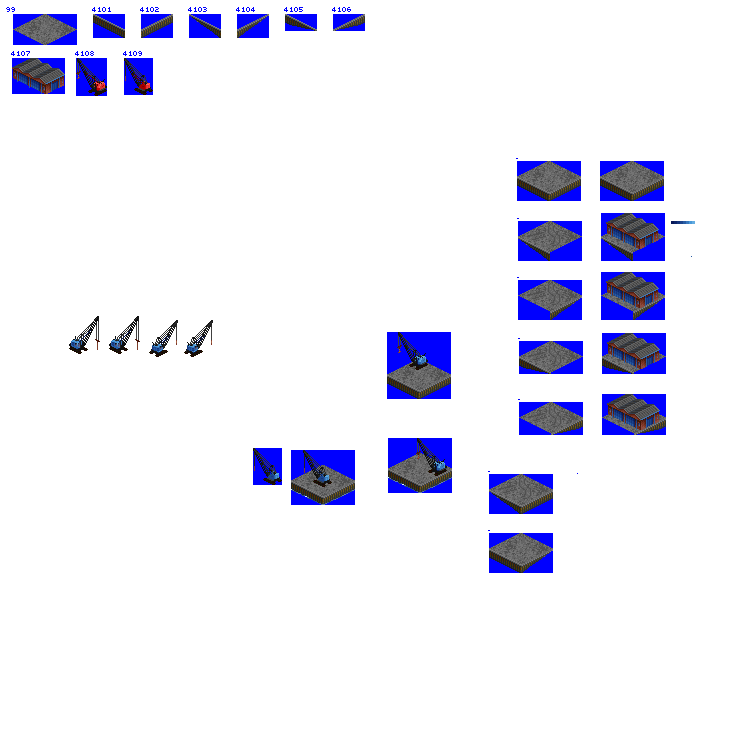
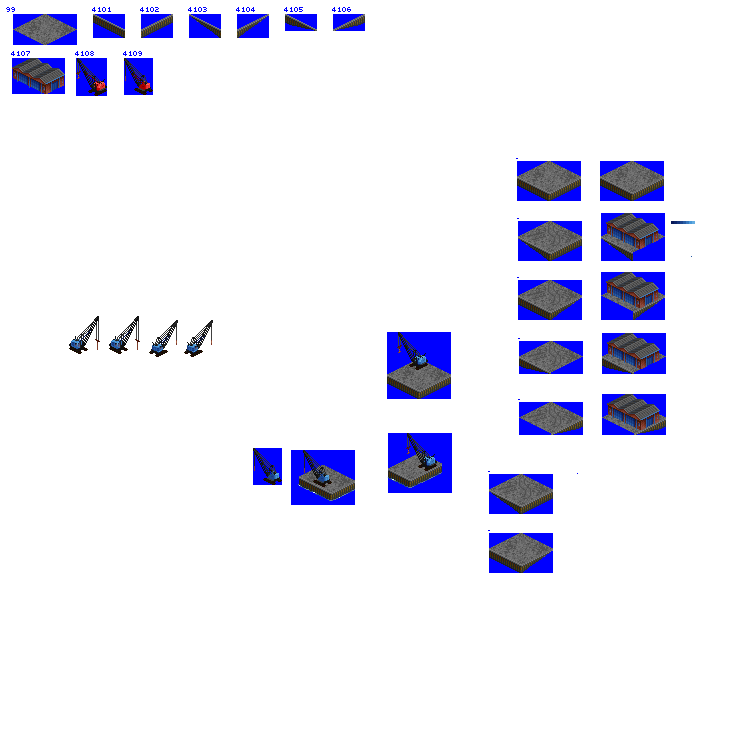
Two versions of the same layered image (750x750). Layer-by-layer changes:
added layer "smaller dock overlays" above "Layer 1" over [291, 476, 332, 505]
added layer "Layer 1" above "Background" over [388, 433, 452, 493]
painted on "Background" over [339, 237, 582, 498]
